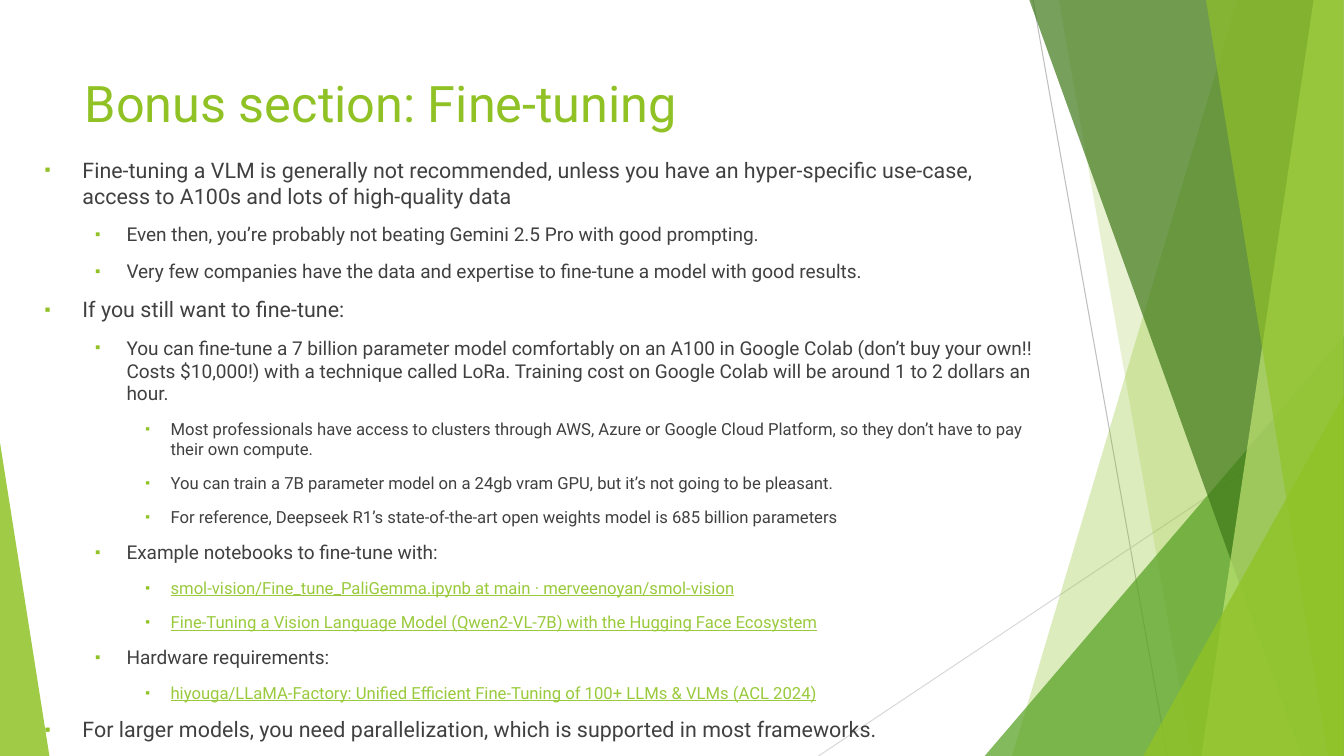
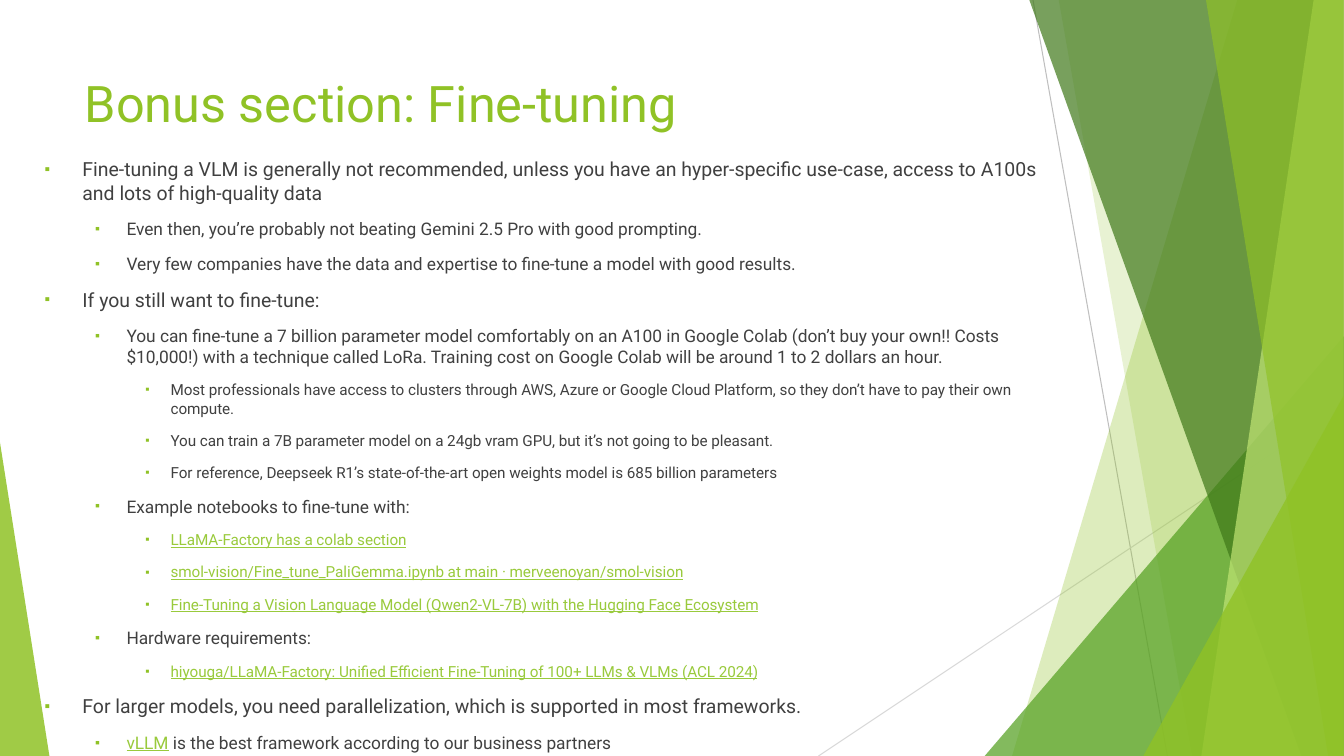
Before and after one commit to Mar-Dal/multimodal_pres, a slide deck: slide 25 of presentation/multimodal_presentation_2025-06-13.pptx. Drawn at 1344x756 pixels with LibreOffice and Linux fonts; fonts in the diff are those of the drawing. Boxes give left, top, right and bottom in pixels: in the first picture for what was removed or moved away, otherwise in the second. Text is boxed around its words. In the diff, an @@ line names an element or a change of style, - is before the commit and + after.

Commit message:
presentation bonus section

```diff
--- a/presentation/multimodal_presentation_2025-06-13.pptx
+++ b/presentation/multimodal_presentation_2025-06-13.pptx
@@ text at (82, 161, 1036, 681): paragraph added @@
+  ▪ vLLM is the best framework according to our business partners
@@ text at (82, 161, 1036, 681): size 15.3 to 13.9 pt in "Fine-tuning a VLM is generally not recommended, ...", "If you still want to fine-tune:", "For larger models, you need parallelization, which ..."; size 13.6 to 12.4 pt in "Even then, you’re probably not beating Gemini ...", "Very few companies have the data and ...", "You can fine-tune a 7 billion parameter ...", "Example notebooks to fine-tune with:" and 1 more places; size 11.9 to 10.8 pt in "Most professionals have access to clusters through ...", "You can train a 7B parameter model ...", "For reference, Deepseek R1’s state-of-the-art open weights ...", "smol-vision/Fine_tune_PaliGemma.ipynb at main · merveenoyan/ ..." and 2 more places @@
@@ text at (171, 533, 406, 549): paragraph added @@
+    ▪ LLaMA-Factory has a colab section
```
Also in this commit, not shown: 2 slides added.
